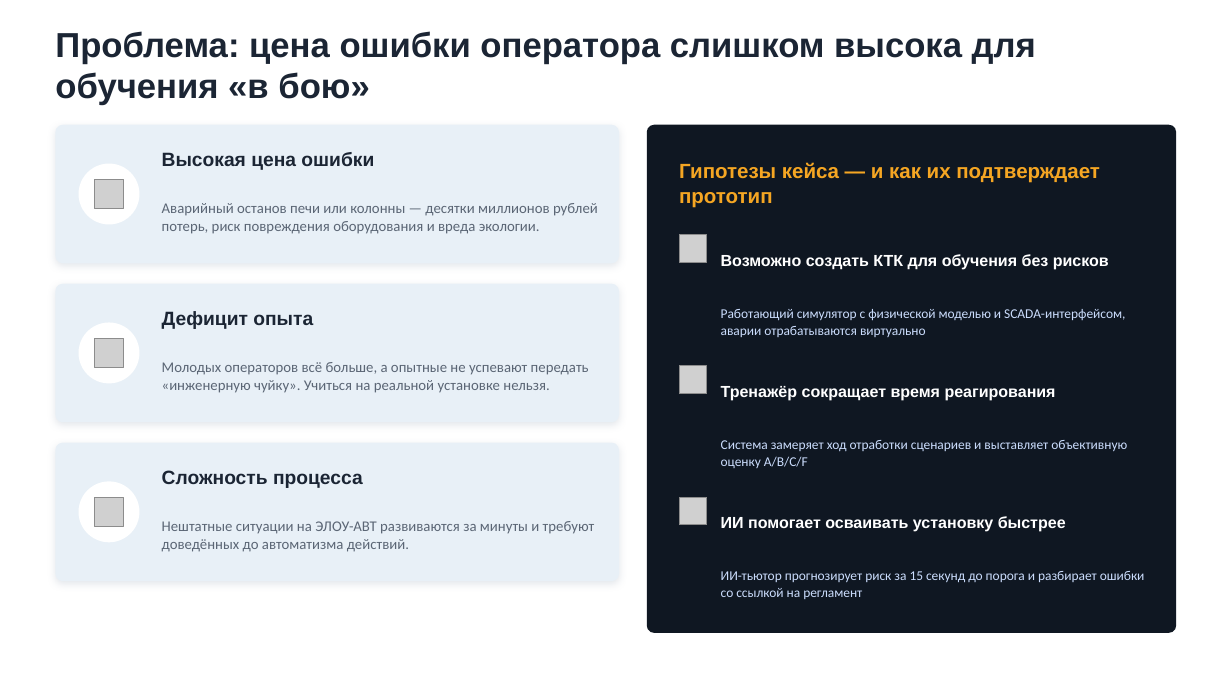
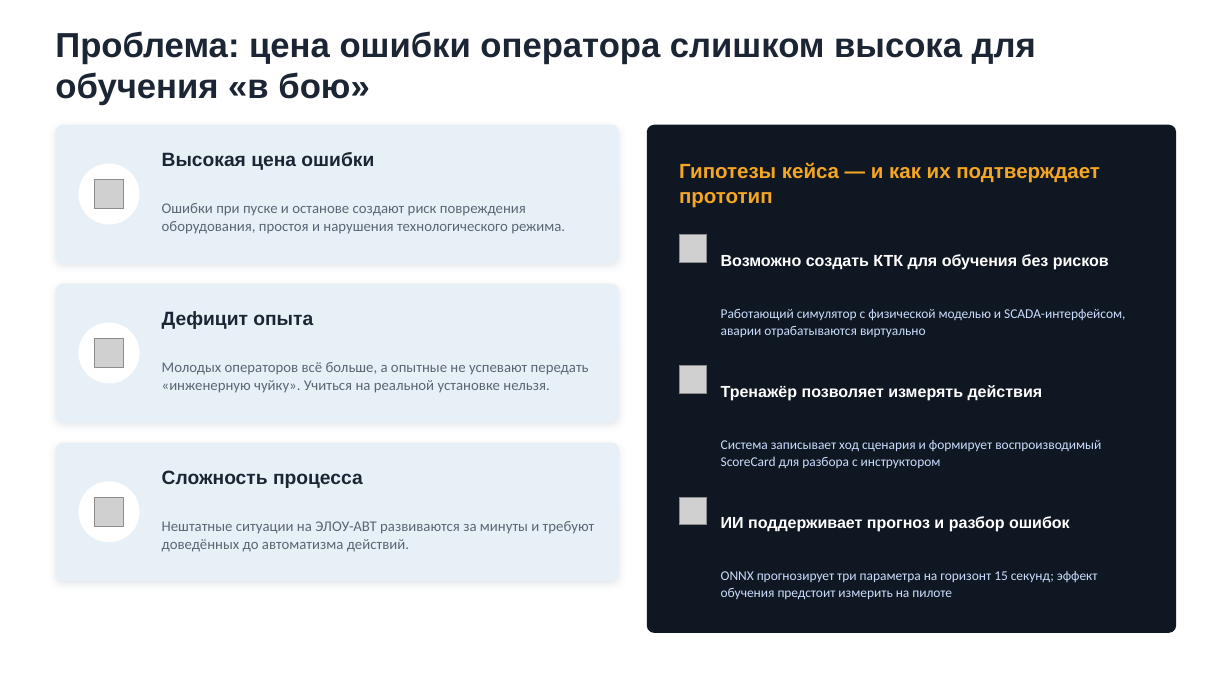
Before and after one commit to Arladnice/elou-avt-smart-tutor, a slide deck: slide 2 of docs/presentations/ELOU_AVT_Smart_Tutor.pptx. Drawn at 1232x693 pixels with LibreOffice and Linux fonts; fonts in the diff are those of the drawing; grey boxes stand for pictures. Boxes give left, top, right and bottom in pixels: in the first picture for what was removed or moved away, otherwise in the second. Text is boxed around its words. In the diff, an @@ line names an element or a change of style, - is before the commit and + after.

```diff
--- a/docs/presentations/ELOU_AVT_Smart_Tutor.pptx
+++ b/docs/presentations/ELOU_AVT_Smart_Tutor.pptx
@@ text at (162,203,565,234): text changed @@
-Аварийный останов печи или колонны — десятки миллионов рублей потерь, риск повреждения оборудования и вреда экологии.
+Ошибки при пуске и останове создают риск повреждения оборудования, простоя и нарушения технологического режима.
@@ text at (721,385,1043,401): text changed @@
-Тренажёр сокращает время реагирования
+Тренажёр позволяет измерять действия
@@ text at (721,440,1101,468): text changed @@
-Система замеряет ход отработки сценариев и выставляет объективную оценку A/B/C/F
+Система записывает ход сценария и формирует воспроизводимый ScoreCard для разбора с инструктором
@@ text at (721,516,1070,532): text changed @@
-ИИ помогает осваивать установку быстрее
+ИИ поддерживает прогноз и разбор ошибок
@@ text at (721,571,1098,600): text changed @@
-ИИ-тьютор прогнозирует риск за 15 секунд до порога и разбирает ошибки со ссылкой на регламент
+ONNX прогнозирует три параметра на горизонт 15 секунд; эффект обучения предстоит измерить на пилоте
```
Also in this commit, not shown: 9 other slides changed, 27 other files.
